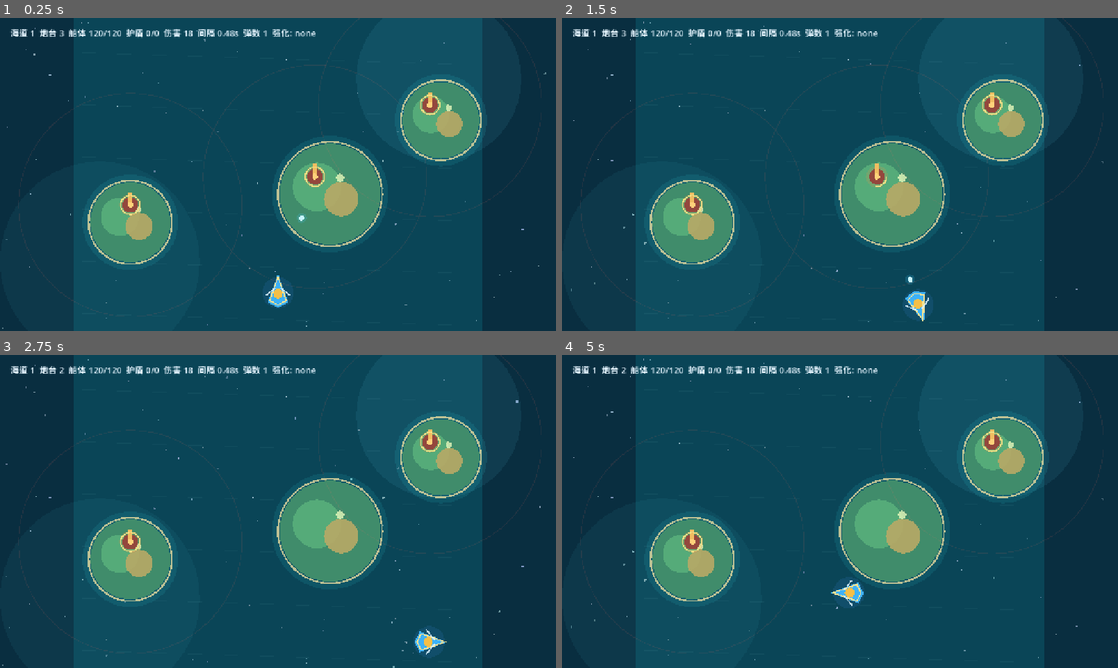
Above: before the commit, frames 1-4 (two rows, left to right).
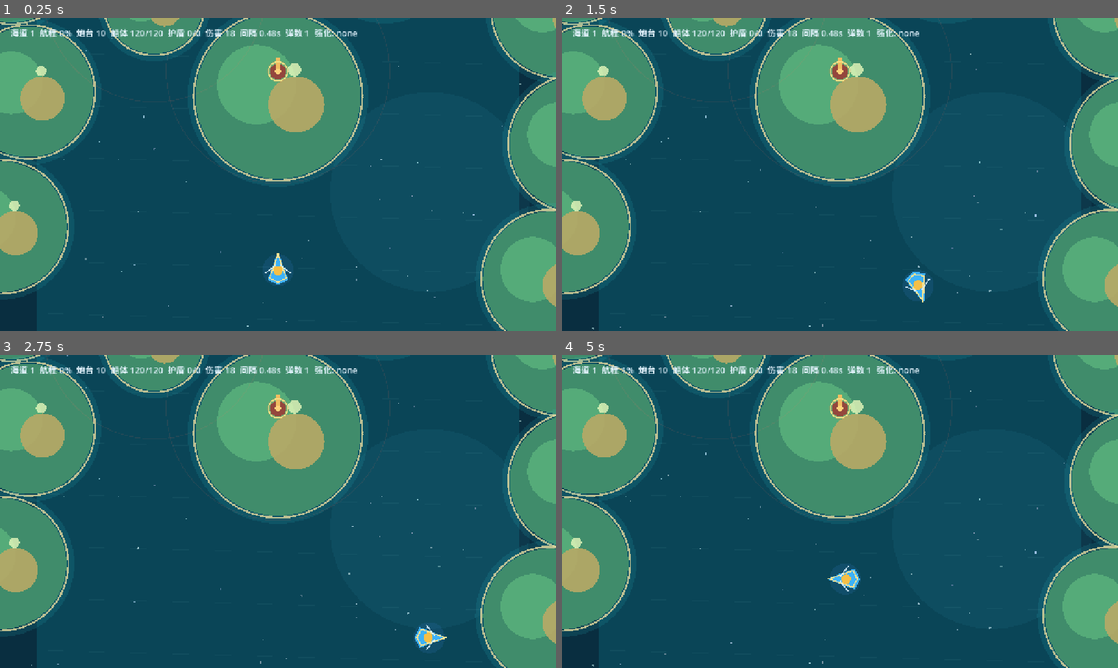
Above: after the commit, the same moments.

Repository: Xxxxs2/Genshin-td2
Game: Godot game, scene res://scenes/Main.tscn
The game is run twice, just before and just after one commit, with the same random seed, the same clock (stepped at 60 frames per second) and the same inputs.
Inputs:
- Up to frame 1 (0.25 s): no input
- Up to frame 2 (1.5 s): hold D (move_right) 0.53-1.28 s; hold S (move_down) from 1.28 s (still down)
- Up to frame 3 (2.75 s): release S (move_down) at 2.03 s; hold D (move_right) from 2.03 s (still down)
- Up to frame 4 (5 s): release D (move_right) at 2.78 s; hold W (move_up) 2.78-3.53 s; hold A (move_left) from 3.53 s (still down)

The runs differ from the first frame. In frame 1, 47% of the frame differs, in the area x 0-100%, y 0-100%; in frame 2, 47%; in frame 3, 47%; in frame 4, 47%.

Commit message:
Build long branching seaway maps

Diff:
--- a/scripts/Main.gd
+++ b/scripts/Main.gd
@@ -7,8 +7,10 @@
 const TurretScript := preload("res://scripts/Turret.gd")
 
 const ARENA_SIZE := Vector2(1280, 720)
-const MAP_BOUNDS := Rect2(Vector2(50, 50), Vector2(1180, 620))
-const EXIT_RECT := Rect2(Vector2(520, 42), Vector2(240, 58))
+const WORLD_SIZE := Vector2(1280, 3600)
+const MAP_BOUNDS := Rect2(Vector2(50, 70), Vector2(1180, 3460))
+const START_POSITION := Vector2(640, 3460)
+const EXIT_RECT := Rect2(Vector2(500, 35), Vector2(280, 95))
 const UPGRADE_POOL := [
 	{"id": "damage", "name": "星轨主炮", "desc": "武器伤害 +25%"},
 	{"id": "rate", "name": "辉光装填", "desc": "开火速度 +18%"},
@@ -57,11 +59,23 @@
 	_update_hud()
 
 func _build_world() -> void:
-	add_child(StarfieldScript.new())
+	var ocean := StarfieldScript.new()
+	ocean.setup(WORLD_SIZE)
+	add_child(ocean)
 	player = PlayerShipScript.new()
-	player.position = Vector2(ARENA_SIZE.x * 0.5, ARENA_SIZE.y - 105.0)
+	player.position = START_POSITION
+	player.navigation_bounds = MAP_BOUNDS
 	player.died.connect(_on_player_died)
 	add_child(player)
+	var camera := Camera2D.new()
+	camera.position_smoothing_enabled = true
+	camera.position_smoothing_speed = 6.0
+	camera.limit_left = 0
+	camera.limit_right = int(WORLD_SIZE.x)
+	camera.limit_top = 0
+	camera.limit_bottom = int(WORLD_SIZE.y)
+	player.add_child(camera)
+	queue_redraw()
 
 func _build_ui() -> void:
 	ui_layer = CanvasLayer.new()
@@ -127,42 +141,59 @@
 		if is_instance_valid(island):
 			island.queue_free()
 	islands.clear()
-	player.position = Vector2(ARENA_SIZE.x * 0.5, ARENA_SIZE.y - 88.0)
+	player.position = START_POSITION
 	_build_seaway_level()
 	_update_hud()
 
 func _build_seaway_level() -> void:
-	var layouts := [
-		[
-			{"pos": Vector2(300, 470), "r": 92, "turret": Vector2(300, 430)},
-			{"pos": Vector2(760, 405), "r": 116, "turret": Vector2(725, 365)},
-			{"pos": Vector2(1015, 235), "r": 88, "turret": Vector2(990, 200)}
-		],
-		[
-			{"pos": Vector2(430, 520), "r": 108, "turret": Vector2(465, 480)},
-			{"pos": Vector2(850, 495), "r": 96, "turret": Vector2(815, 455)},
-			{"pos": Vector2(650, 245), "r": 125, "turret": Vector2(650, 205)}
-		],
-		[
-			{"pos": Vector2(245, 360), "r": 104, "turret": Vector2(280, 320)},
-			{"pos": Vector2(650, 450), "r": 112, "turret": Vector2(650, 405)},
-			{"pos": Vector2(1020, 345), "r": 106, "turret": Vector2(980, 300)},
-			{"pos": Vector2(520, 175), "r": 76, "turret": Vector2(520, 145)}
-		]
+	# Edge archipelagos keep the player inside a readable seaway without making a straight corridor.
+	for y in range(260, 3460, 310):
+		var wave := sin(float(y) * 0.0047) * 58.0
+		_spawn_island(Vector2(8 + wave, y), 150.0, false)
+		_spawn_island(Vector2(1272 + wave, y + 120), 155.0, false)
+
+	var mirror := -1.0 if level % 2 == 0 else 1.0
+	var layout := [
+		# First fork: short defended left channel or longer open right channel.
+		{"pos": Vector2(640, 3060), "r": 190.0, "turret": true},
+		{"pos": Vector2(355, 2850), "r": 112.0, "turret": true},
+		{"pos": Vector2(885, 2730), "r": 145.0, "turret": false},
+		# Bent middle section with three navigable gaps.
+		{"pos": Vector2(600, 2390), "r": 155.0, "turret": true},
+		{"pos": Vector2(930, 2240), "r": 135.0, "turret": true},
+		{"pos": Vector2(300, 2100), "r": 125.0, "turret": false},
+		{"pos": Vector2(650, 1880), "r": 205.0, "turret": true},
+		# Second fork: outer routes curve around a central fortress island.
+		{"pos": Vector2(380, 1540), "r": 130.0, "turret": true},
+		{"pos": Vector2(735, 1450), "r": 175.0, "turret": true},
+		{"pos": Vector2(1015, 1270), "r": 105.0, "turret": false},
+		{"pos": Vector2(520, 1050), "r": 145.0, "turret": true},
+		# Final S bend before the exit.
+		{"pos": Vector2(850, 790), "r": 160.0, "turret": true},
+		{"pos": Vector2(390, 610), "r": 135.0, "turret": false},
+		{"pos": Vector2(650, 350), "r": 120.0, "turret": true}
 	]
-	var layout: Array = layouts[(level - 1) % layouts.size()]
 	for item in layout:
-		_spawn_island(item["pos"], item["r"], item["turret"])
-	if level > 3:
-		_spawn_island(Vector2(350 + (level % 3) * 260, 300), 78.0, Vector2(350 + (level % 3) * 260, 265))
-
-func _spawn_island(pos: Vector2, radius: float, turret_pos: Vector2) -> void:
+		var pos: Vector2 = item["pos"]
+		pos.x = 640.0 + (pos.x - 640.0) * mirror
+		_spawn_island(pos, item["r"], item["turret"])
+	if level > 2:
+		var extra_count := mini(level - 2, 4)
+		for i in range(extra_count):
+			var extra_y := 2750.0 - i * 570.0
+			var extra_x := 210.0 if (i + level) % 2 == 0 else 1070.0
+			_spawn_island(Vector2(extra_x, extra_y), 82.0, true)
+
+func _spawn_island(pos: Vector2, radius: float, has_turret: bool = true) -> void:
 	var island := IslandScript.new()
 	island.setup(pos, radius)
 	islands.append(island)
 	add_child(island)
+	if not has_turret:
+		return
 	var turret := TurretScript.new()
-	turret.setup(turret_pos, level)
+	var turret_offset := Vector2(0, -radius * 0.3)
+	turret.setup(pos + turret_offset, level)
 	turret.lock_time *= turret_lock_factor
 	turret.destroyed.connect(_on_turret_destroyed)
 	turrets.append(turret)
@@ -348,15 +379,17 @@
 	turret_bullet_speed_factor = 1.0
 	turret_lock_factor = 1.0
 	aura_timer = 0.0
-	player.position = Vector2(ARENA_SIZE.x * 0.5, ARENA_SIZE.y - 88.0)
+	player.position = START_POSITION
 	_start_run()
 
 func _update_hud() -> void:
 	var upgrades := "none"
 	if not selected_upgrade_ids.is_empty():
 		upgrades = ", ".join(selected_upgrade_ids)
-	hud_label.text = "海道 %d  炮台 %d  船体 %.0f/%.0f  护盾 %d/%d  伤害 %.0f  间隔 %.2fs  弹数 %d  强化: %s" % [
+	var progress := clampf((START_POSITION.y - player.position.y) / (START_POSITION.y - EXIT_RECT.end.y), 0.0, 1.0)
+	hud_label.text = "海道 %d  航程 %d%%  炮台 %d  船体 %.0f/%.0f  护盾 %d/%d  伤害 %.0f  间隔 %.2fs  弹数 %d  强化: %s" % [
 		level,
+		int(progress * 100.0),
 		turrets.size(),
 		player.health,
 		player.max_health,
@@ -367,3 +400,9 @@
 		player.bullet_count,
 		upgrades
 	]
+
+func _draw() -> void:
+	draw_rect(EXIT_RECT, Color(0.48, 0.94, 1.0, 0.16))
+	draw_arc(EXIT_RECT.get_center(), 92.0, PI, TAU, 64, Color(0.72, 0.98, 1.0, 0.9), 6.0)
+	draw_line(Vector2(500, 128), Vector2(780, 128), Color(0.88, 0.83, 0.48, 0.8), 4.0)
+	draw_circle(START_POSITION, 78.0, Color(0.38, 0.88, 1.0, 0.08))
--- a/scripts/PlayerShip.gd
+++ b/scripts/PlayerShip.gd
@@ -3,12 +3,9 @@
 
 signal died
 
-const ARENA_SIZE := Vector2(1280, 720)
-const NAV_MIN_Y := 70.0
-const NAV_MAX_Y := 660.0
-
 var speed := 240.0
 var forward_speed := 180.0
+var navigation_bounds := Rect2(Vector2(50, 50), Vector2(1180, 3500))
 var max_health := 120.0
 var health := 120.0
 var radius := 26.0
@@ -32,8 +29,8 @@
 	var input := Input.get_vector("move_left", "move_right", "move_up", "move_down")
 	position.x += input.x * speed * delta
 	position.y += input.y * forward_speed * delta
-	position.x = clamp(position.x, 60.0, ARENA_SIZE.x - 60.0)
-	position.y = clamp(position.y, NAV_MIN_Y, NAV_MAX_Y)
+	position.x = clamp(position.x, navigation_bounds.position.x, navigation_bounds.end.x)
+	position.y = clamp(position.y, navigation_bounds.position.y, navigation_bounds.end.y)
 	if input.length_squared() > 0.02:
 		rotation = lerp_angle(rotation, input.angle() + PI * 0.5, 7.5 * delta)
 	_fire_timer = maxf(0.0, _fire_timer - delta)
--- a/scripts/Starfield.gd
+++ b/scripts/Starfield.gd
@@ -2,26 +2,34 @@
 class_name Starfield
 
 var stars: Array[Dictionary] = []
+var world_size := Vector2(1280, 3600)
 
-func _ready() -> void:
-	for i in range(130):
+func setup(new_world_size: Vector2) -> void:
+	world_size = new_world_size
+	for i in range(520):
 		stars.append({
-			"position": Vector2(randf_range(0.0, 1280.0), randf_range(0.0, 720.0)),
+			"position": Vector2(randf_range(0.0, world_size.x), randf_range(0.0, world_size.y)),
 			"size": randf_range(1.0, 3.2),
 			"phase": randf() * TAU,
 			"color": Color.from_hsv(randf_range(0.5, 0.64), randf_range(0.1, 0.32), randf_range(0.72, 1.0), randf_range(0.45, 0.85))
 		})
 
+func _ready() -> void:
+	if stars.is_empty():
+		setup(world_size)
+
 func _process(_delta: float) -> void:
 	queue_redraw()
 
 func _draw() -> void:
-	draw_rect(Rect2(Vector2.ZERO, Vector2(1280, 720)), Color(0.035, 0.18, 0.25, 1.0))
-	draw_rect(Rect2(Vector2(170, 0), Vector2(940, 720)), Color(0.04, 0.27, 0.34, 1.0))
-	draw_circle(Vector2(1010, 140), 190.0, Color(0.35, 0.8, 0.92, 0.09))
-	draw_circle(Vector2(230, 560), 230.0, Color(0.24, 0.68, 0.74, 0.08))
+	draw_rect(Rect2(Vector2.ZERO, world_size), Color(0.035, 0.18, 0.25, 1.0))
+	draw_rect(Rect2(Vector2(85, 0), Vector2(world_size.x - 170, world_size.y)), Color(0.04, 0.27, 0.34, 1.0))
+	for y in range(180, int(world_size.y), 620):
+		var band_index := int(y / 620)
+		var side := -1.0 if band_index % 2 == 0 else 1.0
+		draw_circle(Vector2(world_size.x * 0.5 + side * 350.0, y), 230.0, Color(0.3, 0.78, 0.9, 0.065))
 	for star in stars:
 		var pulse: float = 0.55 + sin(Time.get_ticks_msec() * 0.0018 + star.phase) * 0.32
 		draw_circle(star.position, star.size * pulse, star.color)
-	for y in range(80, 720, 120):
-		draw_line(Vector2(190, y), Vector2(1090, y + 28), Color(0.68, 0.95, 1.0, 0.045), 1.0)
+	for y in range(80, int(world_size.y), 120):
+		draw_line(Vector2(110, y), Vector2(world_size.x - 110, y + 28), Color(0.68, 0.95, 1.0, 0.045), 1.0)
Not shown, added: scripts/Island.gd.uid
Not shown, added: scripts/TerrainObstacle.gd.uid
Not shown, added: scripts/Turret.gd.uid
Not shown, changed: README.md
Not shown, changed: docs/miliastra_blueprint.md
